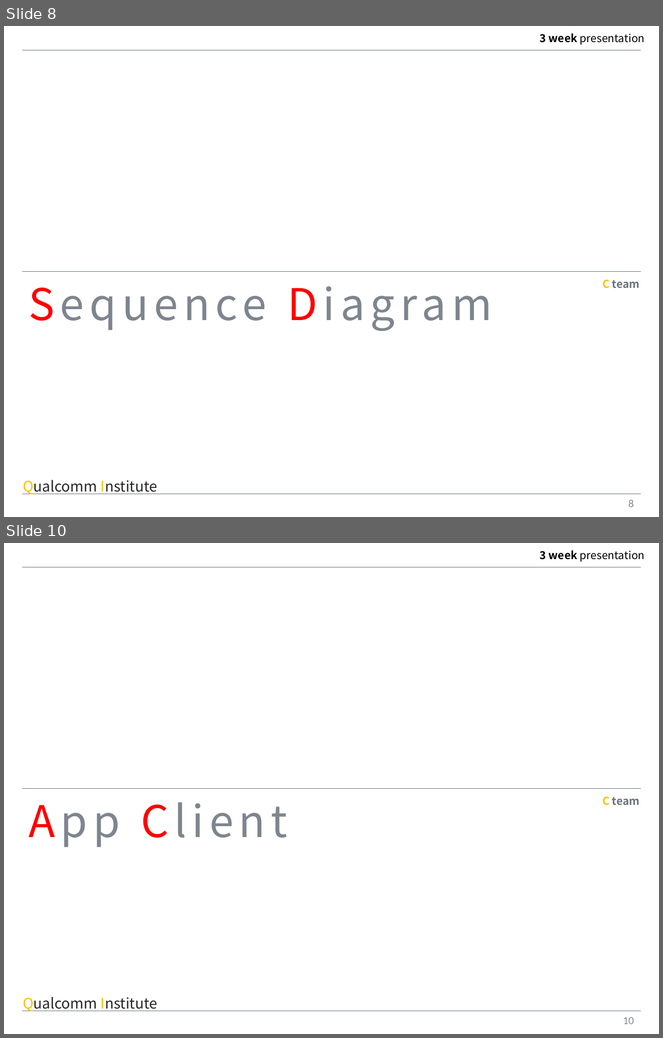
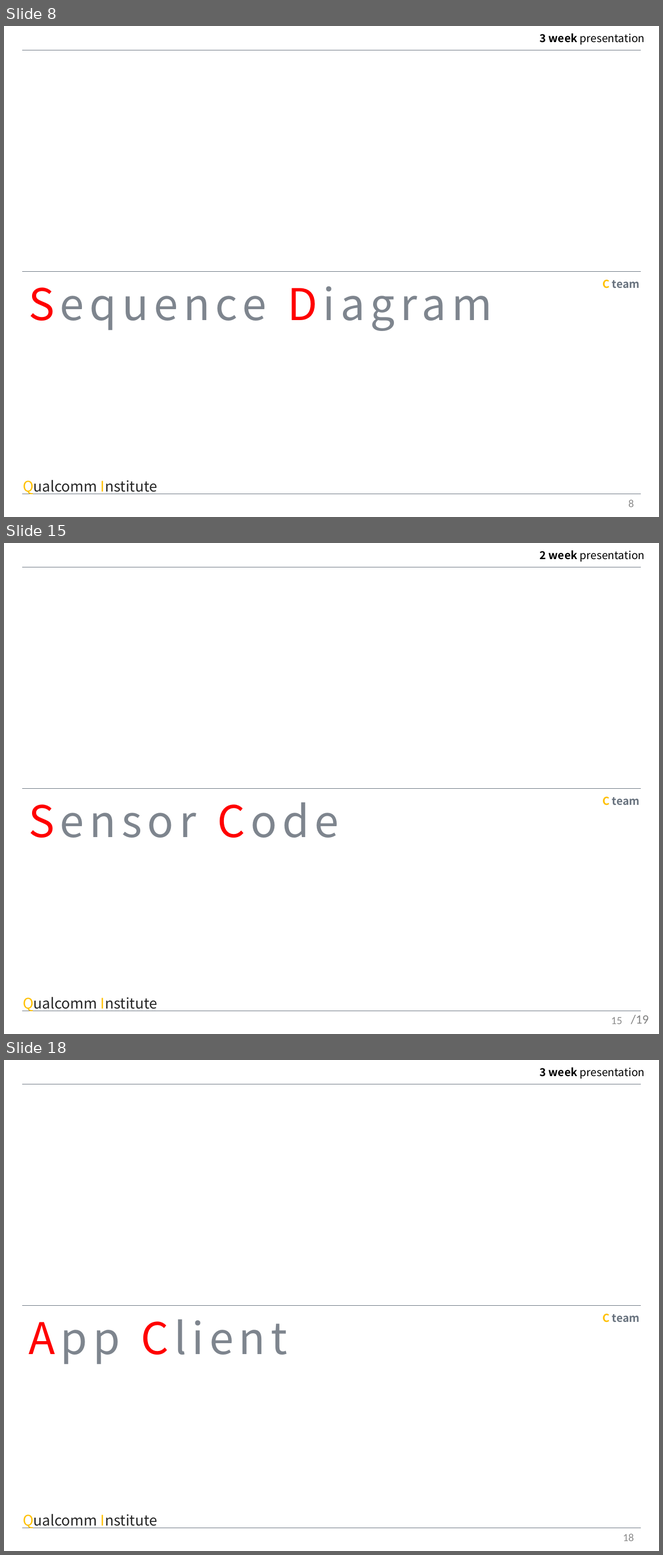
Before and after one commit to MAENGSOOHOON/summer2017IoT, a slide deck: 3week/ppt/3week.pptx. Shown one above the other, each under a label of ours: slides 8 and 10 before the commit, slides 8, 15 and 18 after it; the slides between them are not shown. The pictures are 663x1038 and 663x1555 pixels, drawn with LibreOffice and Linux fonts; fonts in the diff are those of the drawing. Boxes give left, top, right and bottom in pixels: in the first picture for what was removed or moved away, otherwise in the second. Text is boxed around its words. In the diff, an @@ line names an element or a change of style, - is before the commit and + after.

```diff
--- a/3week/ppt/3week.pptx
+++ b/3week/ppt/3week.pptx
@@ slide 15 added at (4, 543, 659, 1034), background #FFFFFF @@
@@ text added at (540, 550, 645, 562), 12 pt, text #000000 @@
+2 week presentation
@@ line added from (22, 566) to (641, 566), #68727E 0.25 pt @@
@@ line added from (22, 788) to (641, 788), #68727E 0.25 pt @@
@@ text added at (28, 802, 339, 838), 48 pt, text #7E858E @@
+Sensor Code
@@ text added at (603, 797, 640, 806), 12 pt, text #68727E, bold @@
+C team
@@ text added at (23, 997, 157, 1012), 16 pt, text #262626 @@
+Qualcomm Institute
@@ line added from (22, 1012) to (641, 1012), #68727E 0.25 pt @@
@@ page number added at (611, 1017, 622, 1025), 12 pt, text #8C8C8C @@
+15
@@ text added at (631, 1015, 649, 1025), 14 pt, text #808080 @@
+/19
@@ what was slide 10 is now slide 18 @@
@@ page number at (623, 1534, 634, 1542): text changed @@
-10
+18
```
Also in this commit, not shown: 1 slide changed, 8 other slides added, 1 slide removed, 1 other file.
